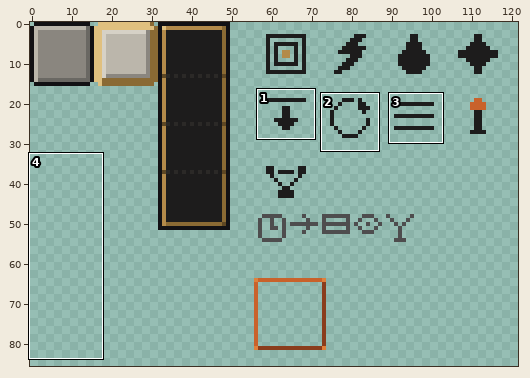
Pixel-art file: art-source/aseprite/gui_plinth_widgets.aseprite. Above, an overview of the earlier version with the close-up marked.
Close-up. As it was:
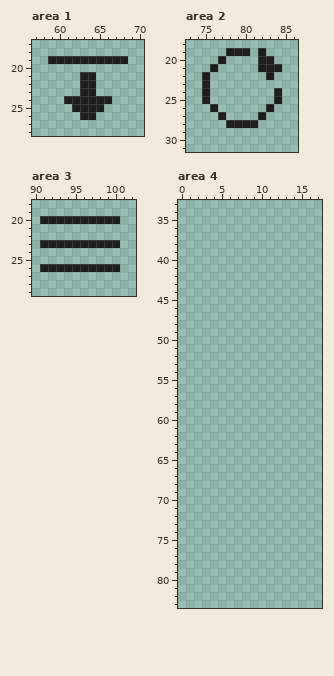
128x128 pixels, 1 frame. Shown: area 1: x 57..70, y 17..28; area 2: x 73..86, y 18..31; area 3: x 90..102, y 18..29; area 4: x 0..17, y 33..83. The wide view leaves out empty margins. The commit also changed other parts of the picture, which this record leaves out.
Now the later version:
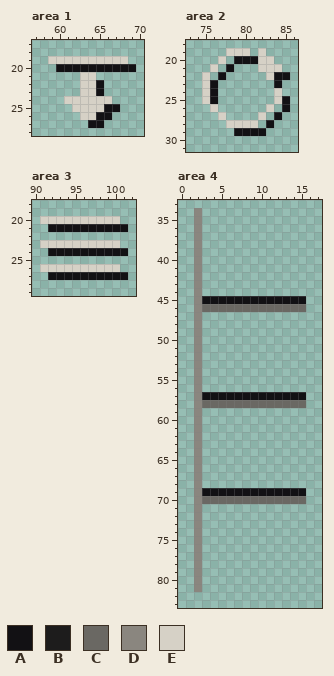
Palette (. is transparent): A #121114  B #1d1c1c  C #6a6863  D #8a867f  E #d6d1c6
Change:
Area 1:
y 19: x 59..68 BBBBBBBBBB -> EEEEEEEEEE
y 20: x 60..69 .......... -> AAAAAAAAAA
y 21: x 63..64 BB -> EE
y 22..23: x 63..65 BB. -> EEA
y 24: x 61..66 BBBBBB -> EEEEEE
y 25: x 62..67 BBBB.. -> EEEEAA
y 26: x 63..66 BB.. -> EEAA
y 27: x 64..65 .. -> AA
Area 2:
y 19: x 78..80 BBB -> EEE; x 82 B -> E
y 20: x 77 B -> E; x 79..83 ...BB -> AAAEE
y 21: x 76 B -> E; x 78 . -> A; x 82..84 BBB -> EEE
y 22: x 75 B -> E; x 77 . -> A; x 83..85 B.. -> EAA
y 23: x 75..76 B. -> EA; x 84 . -> A
y 24: x 75..76 B. -> EA; x 84 B -> E
y 25: x 75..76 B. -> EA; x 84..85 B. -> EA
y 26: x 76 B -> E; x 83 B -> E; x 85 . -> A
y 27: x 77 B -> E; x 82 B -> E; x 84 . -> A
y 28: x 78..81 BBBB -> EEEE; x 83 . -> A
y 29: x 79..82 .... -> AAAA
Area 3:
y 20: x 91..100 BBBBBBBBBB -> EEEEEEEEEE
y 21: x 92..101 .......... -> AAAAAAAAAA
y 23: x 91..100 BBBBBBBBBB -> EEEEEEEEEE
y 24: x 92..101 .......... -> AAAAAAAAAA
y 26: x 91..100 BBBBBBBBBB -> EEEEEEEEEE
y 27: x 92..101 .......... -> AAAAAAAAAA
Area 4:
y 34..44: x 2 . -> D
y 45: x 2..15 .............. -> DAAAAAAAAAAAAA
y 46: x 2..15 .............. -> DCCCCCCCCCCCCC
y 47..56: x 2 . -> D
y 57: x 2..15 .............. -> DAAAAAAAAAAAAA
y 58: x 2..15 .............. -> DCCCCCCCCCCCCC
y 59..68: x 2 . -> D
y 69: x 2..15 .............. -> DAAAAAAAAAAAAA
y 70: x 2..15 .............. -> DCCCCCCCCCCCCC
y 71..81: x 2 . -> D
Where, in picture pixels (left, top, right, bottom), the same in both close-ups:
changed: (48, 56, 136, 128)
changed: (202, 48, 290, 136)
changed: (40, 216, 128, 280)
added: (194, 208, 306, 592)
